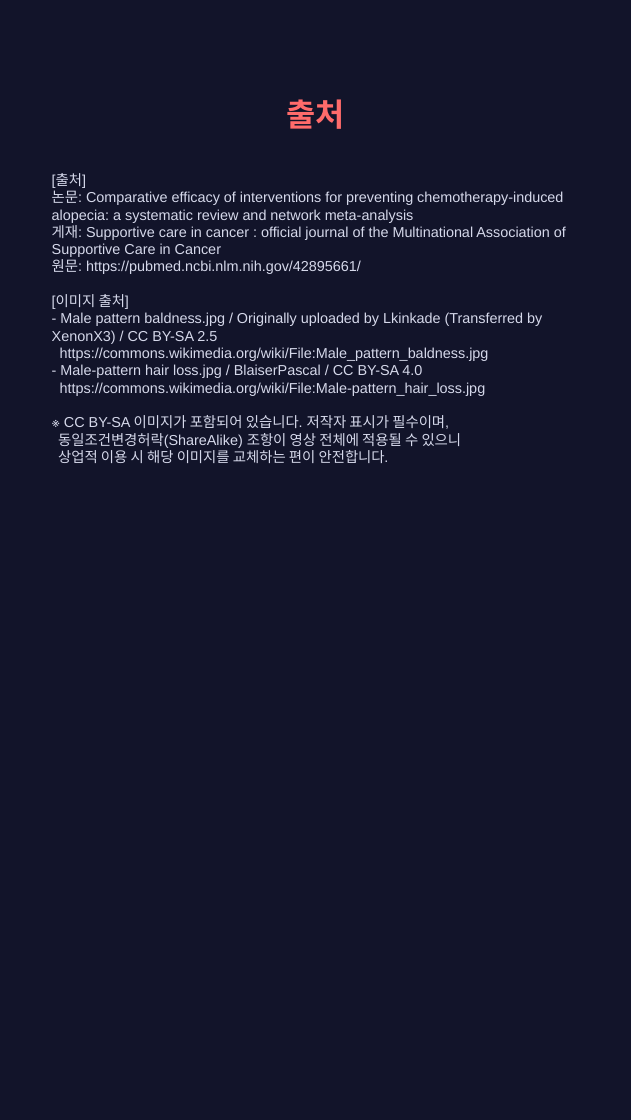
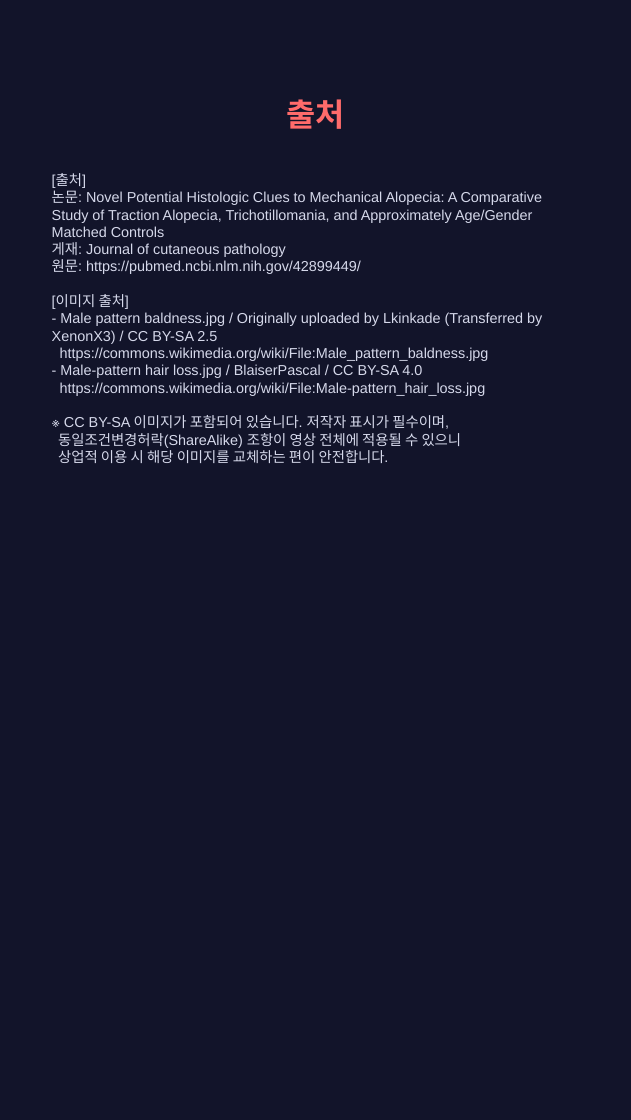
Before and after one commit to hyokang2010-BJ-ANTH/product-builder-test, a slide deck: slide 9 of pwa/data/latest/slides.pptx. Drawn at 631x1120 pixels with LibreOffice and Linux fonts; fonts in the diff are those of the drawing. Boxes give left, top, right and bottom in pixels: in the first picture for what was removed or moved away, otherwise in the second. Text is boxed around its words. In the diff, an @@ line names an element or a change of style, - is before the commit and + after.

```diff
--- a/pwa/data/latest/slides.pptx
+++ b/pwa/data/latest/slides.pptx
@@ text at (52,173,542,463): text changed @@
-[출처]
-논문: Comparative efficacy of interventions for preventing chemotherapy-induced alopecia: a systematic review and network meta-analysis
-게재: Supportive care in cancer : official journal of the Multinational Association of Supportive Care in Cancer
-원문: https://pubmed.ncbi.nlm.nih.gov/42895661/
-[이미지 출처]
-- Male pattern baldness.jpg / Originally uploaded by Lkinkade (Transferred by XenonX3) / CC BY-SA 2.5
-https://commons.wikimedia.org/wiki/File:Male_pattern_baldness.jpg
-- Male-pattern hair loss.jpg / BlaiserPascal / CC BY-SA 4.0
-https://commons.wikimedia.org/wiki/File:Male-pattern_hair_loss.jpg
-※ CC BY-SA 이미지가 포함되어 있습니다. 저작자 표시가 필수이며,
-동일조건변경허락(ShareAlike) 조항이 영상 전체에 적용될 수 있으니
-상업적 이용 시 해당 이미지를 교체하는 편이 안전합니다.
+[출처]
+논문: Novel Potential Histologic Clues to Mechanical Alopecia: A Comparative Study of Traction Alopecia, Trichotillomania, and Approximately Age/Gender Matched Controls
+게재: Journal of cutaneous pathology
+원문: https://pubmed.ncbi.nlm.nih.gov/42899449/
+[이미지 출처]
+- Male pattern baldness.jpg / Originally uploaded by Lkinkade (Transferred by XenonX3) / CC BY-SA 2.5
+https://commons.wikimedia.org/wiki/File:Male_pattern_baldness.jpg
+- Male-pattern hair loss.jpg / BlaiserPascal / CC BY-SA 4.0
+https://commons.wikimedia.org/wiki/File:Male-pattern_hair_loss.jpg
+※ CC BY-SA 이미지가 포함되어 있습니다. 저작자 표시가 필수이며,
+동일조건변경허락(ShareAlike) 조항이 영상 전체에 적용될 수 있으니
+상업적 이용 시 해당 이미지를 교체하는 편이 안전합니다.
```
Also in this commit, not shown: 3 other slides changed, 3 slides added, 3 slides removed, 26 other files.
